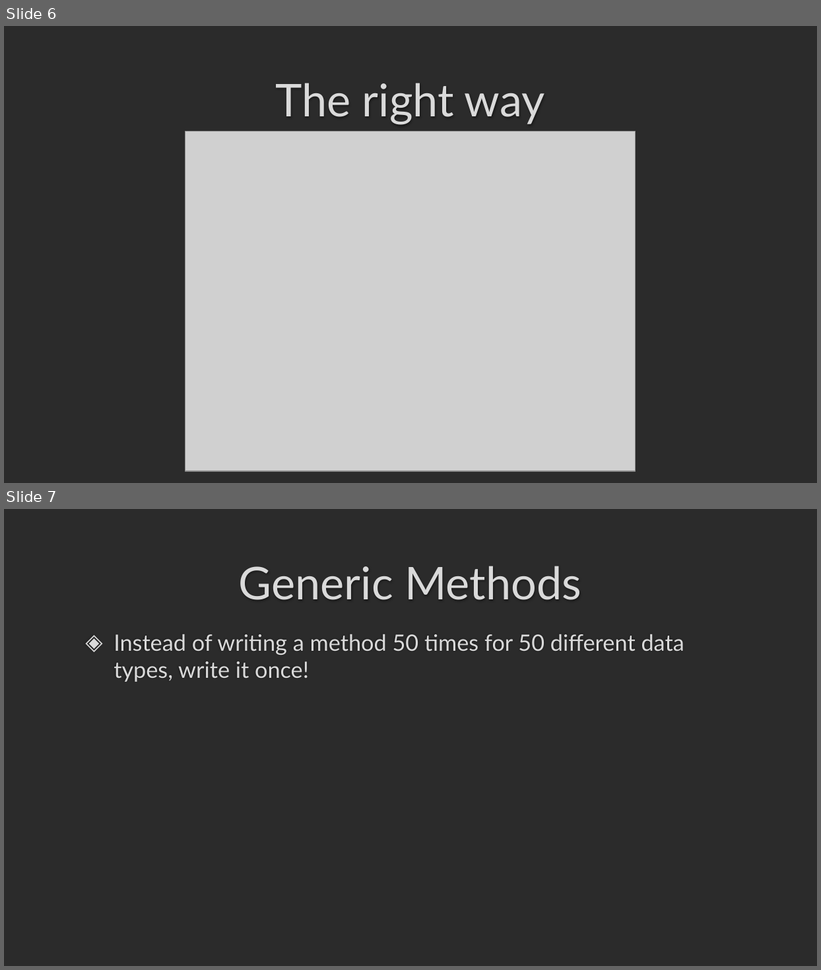
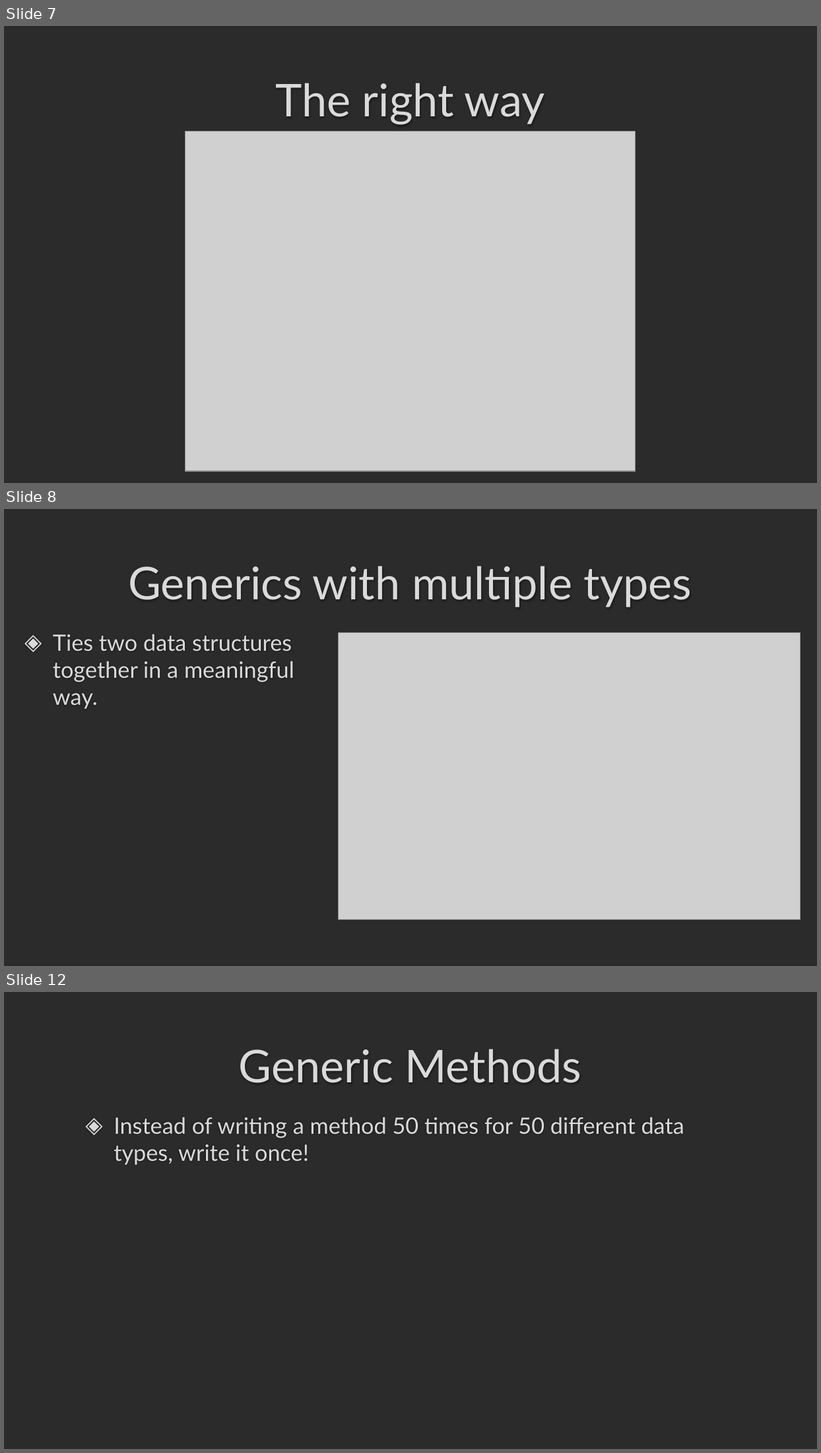
Before and after one commit to darrare/CS-3020, a slide deck: Documents/Powerpoints/4.0 Generic Classes and Interfaces.pptx. Shown one above the other, each under a label of ours: slides 6 and 7 before the commit, slides 7, 8 and 12 after it; the slides between them are not shown. The pictures are 821x970 and 821x1453 pixels, drawn with LibreOffice and Linux fonts; fonts in the diff are those of the drawing; grey boxes stand for pictures; background and template pictures are left out; a plain dark background stands for a picture behind light text. Boxes give left, top, right and bottom in pixels: in the first picture for what was removed or moved away, otherwise in the second. Text is boxed around its words. In the diff, an @@ line names an element or a change of style, - is before the commit and + after.

```diff
--- a/Documents/Powerpoints/4.0 Generic Classes and Interfaces.pptx
+++ b/Documents/Powerpoints/4.0 Generic Classes and Interfaces.pptx
@@ slide 8 added at [4, 509, 817, 966], background picture (left out) @@
@@ title added at [128, 566, 692, 607], 40 pt, text #DADADA @@
+Generics with multiple types
@@ text added at [53, 634, 294, 709], 20 pt, text #DADADA @@
+◈ Ties two data structures together in a meaningful way.
@@ picture added at [338, 632, 800, 920] @@
@@ what was slide 6 is now slide 7 @@
@@ what was slide 7 is now slide 12 @@
```
Also in this commit, not shown: 2 slides changed, 7 other slides added, 2 slides removed, 1 other file.
